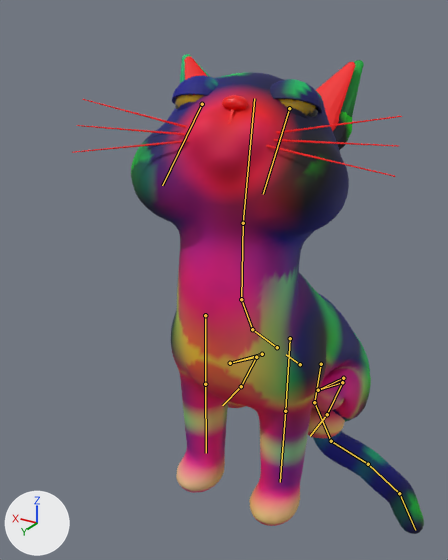
Renders of the glTF model art/models/fauna/cat.glb from each side of a commit.
Before and after are seen from a camera (50 mm lens) standing at (-0.237, 0.472, 0.481) and looking at (0.032, 0.023, 0.256). The lights are fixed; the arrows at lower left show +X, +Y and +Z. The picture after the commit comes second. Both versions are drawn at frame 59 of the action 'Pet'; the numbers are the values there. The bones that change, and the others that lie on the model, are drawn over the model as lines.

In view in the first picture: 'CatBody', 'Ear-1', 'Ear1', 'EarIn-1', 'EarIn1', 'Eye-1', 'Eye1', 'Lid-1', 'Lid1', 'LowLid-1', 'LowLid1', 'Mouth', 'Nose', 'Wh-10', 'Wh-11', 'Wh-12', 'Wh10', 'Wh11', 'Wh12'.
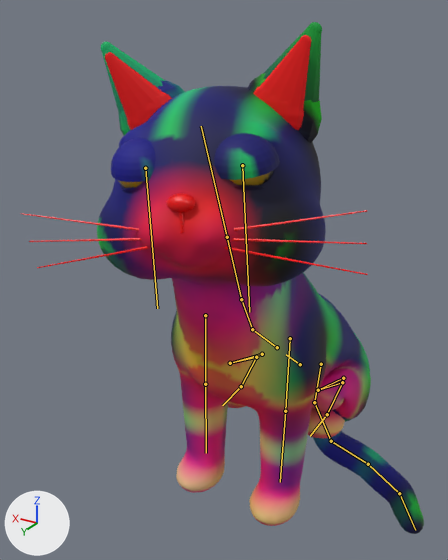
Boxes (x1, y1, x2, y2) around the edits, measured in the pictures (448 x 560 px):
'CatBody', posed (12% wider): before (131, 72, 424, 534); after (97, 86, 424, 534)
'EarIn-1', posed: before (316, 62, 355, 131); after (253, 35, 311, 130)
'Ear-1', posed: before (333, 60, 364, 150); after (247, 22, 322, 143)
'EarIn1', posed: before (184, 56, 207, 80); after (105, 52, 172, 130)
'Lid1', posed: before (172, 76, 219, 104); after (111, 138, 156, 182)
'Ear1', posed: before (180, 54, 210, 83); after (101, 42, 185, 135)
'Wh-12', posed (12% wider, 12% shorter): before (266, 145, 395, 177); after (224, 247, 368, 275)
'Wh-10', posed (16% taller): before (276, 116, 402, 134); after (234, 210, 367, 231)
'Wh-11', posed (7% wider, 22% shorter): before (273, 139, 399, 147); after (232, 238, 367, 244)
'Wh12', posed (64% taller): before (72, 140, 189, 153); after (37, 246, 149, 268)
'Wh10', posed (12% wider, 37% shorter): before (82, 99, 187, 128); after (21, 213, 139, 231)
'Wh11', posed: before (77, 125, 186, 135); after (29, 238, 141, 242)
'Eye1', posed (mostly hidden): before (175, 95, 204, 109); after (118, 180, 143, 188)
'LowLid1', posed (mostly hidden): before (177, 102, 197, 111); after (122, 187, 140, 193)
bone 'neck', root to tip: before (241, 299) to (243, 223); after (241, 299) to (227, 237)
bone 'head', root to tip: before (243, 223) to (254, 98); after (227, 237) to (201, 126)
bone 'lid.L', root to tip: before (202, 104) to (162, 185); after (145, 168) to (157, 308)
bone 'lid.R', root to tip: before (289, 108) to (263, 194); after (242, 165) to (249, 312)

The change in detail:
Bone 'neck' (bone_neck) turns from (8, 0, 0) to (-14, 0, 0) degrees about its own x, y and z.
Bone 'head' (bone_head) turns from (14, 16, 0) to (-4, 16, 0) degrees about its own x, y and z.
Bone 'lid.L' (bone_lid_l) turns from (-80, 0, 0) to (-100, 0, 0) degrees about its own x, y and z.
Bone 'lid.R' (bone_lid_r) turns from (-80, 0, 0) to (-100, 0, 0) degrees about its own x, y and z.
